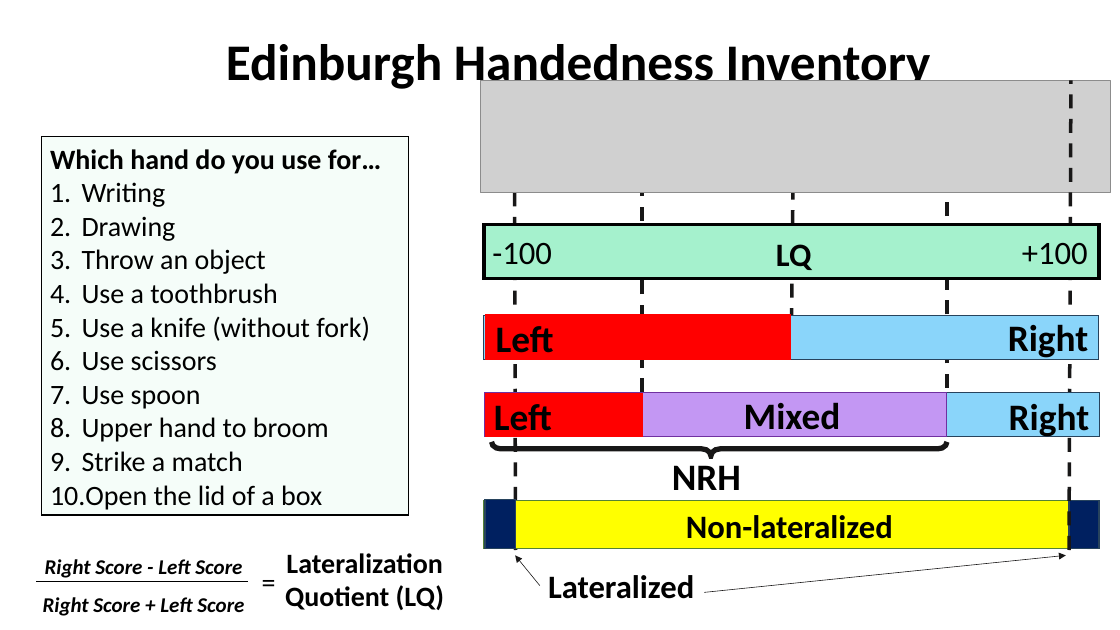
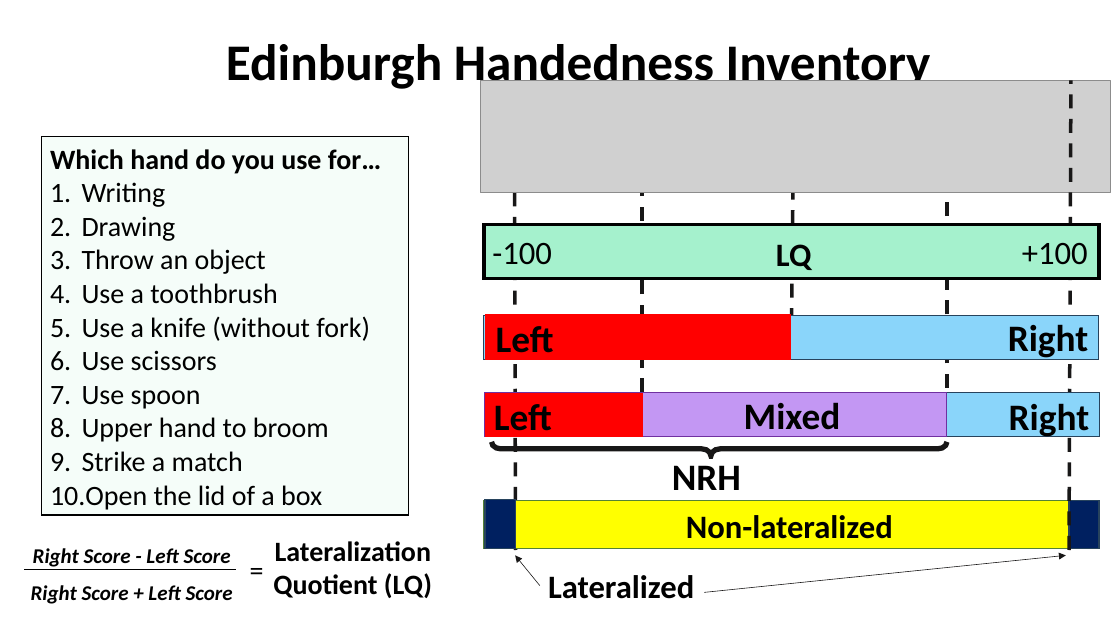
Before and after one commit to igarcia17/EHI_laterality, a slide deck: slide 5 of NorthSeaLateralityCongress_InesGarciaOrtiz.pptx (slide 3 before the commit). Drawn at 1120x630 pixels with LibreOffice and Linux fonts; fonts in the diff are those of the drawing; grey boxes stand for pictures. Boxes give left, top, right and bottom in pixels: in the first picture for what was removed or moved away, otherwise in the second. Text is boxed around its words. In the diff, an @@ line names an element or a change of style, - is before the commit and + after.

```diff
--- a/NorthSeaLateralityCongress_InesGarciaOrtiz.pptx
+++ b/NorthSeaLateralityCongress_InesGarciaOrtiz.pptx
@@ text "=": place and size @@
-text "=" at (254,560,277,602)
+text "=" at (241,549,265,591)
@@ 2 texts, 1 line: place and size @@
-2 texts, 1 line at (36,553,444,616)
+2 texts, 1 line at (24,541,432,604)
```
Also in this commit, not shown: 1 other slide changed, 4 slides added, 1 slide removed, 37 other files.
